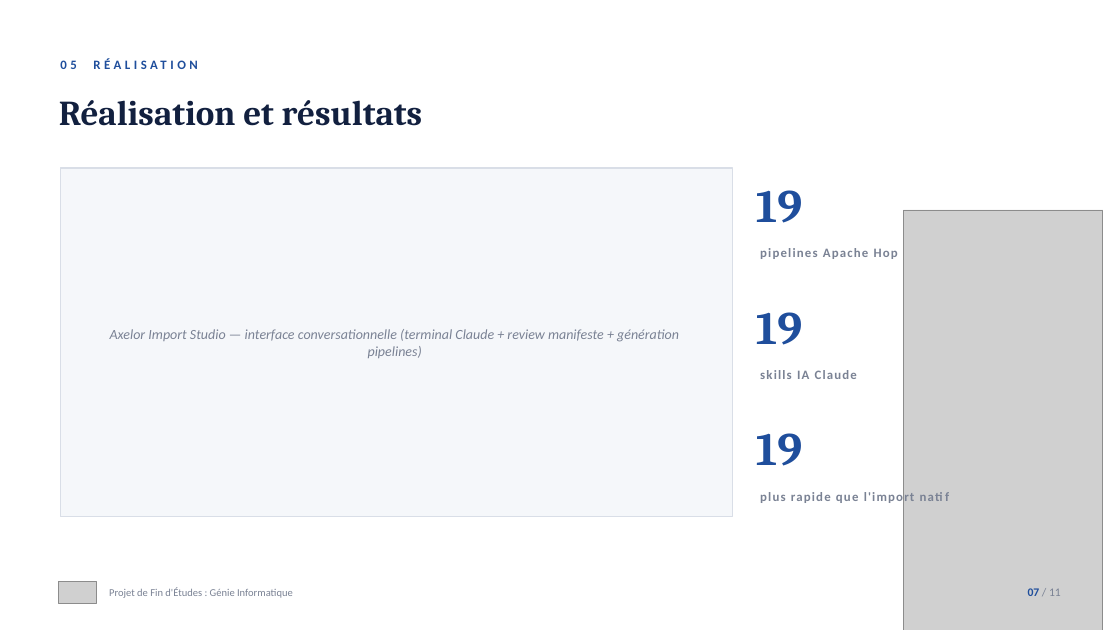
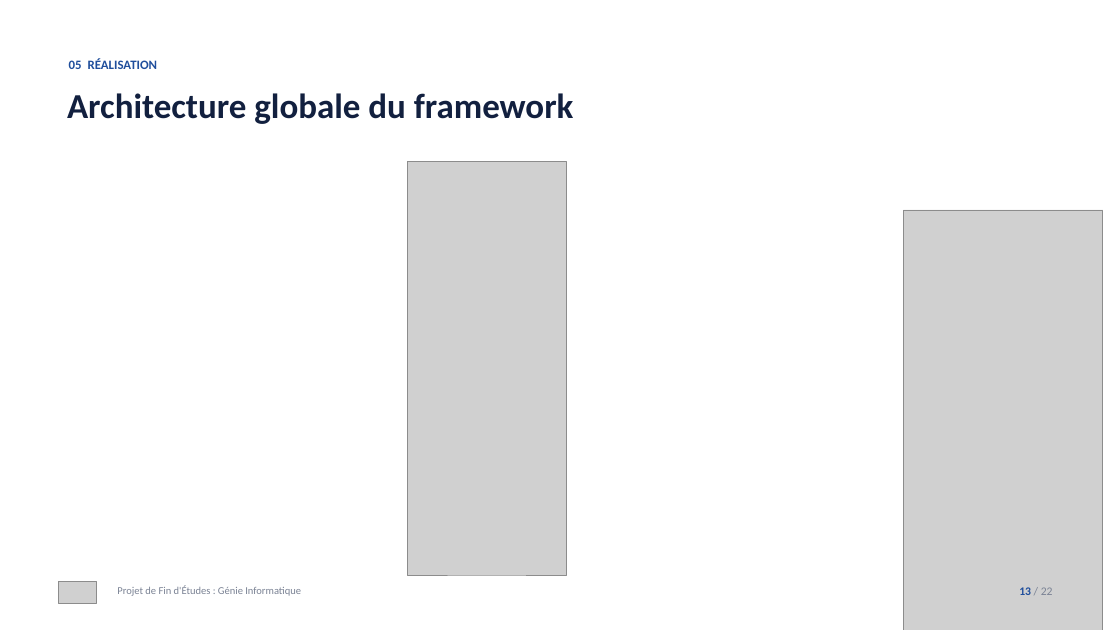
Before and after one commit to tahaghailan21-max/presentation-pfe, a slide deck: slide 13 of Presentation_PFE_TahaGHAILAN_v2.pptx (slide 7 before the commit). Drawn at 1120x630 pixels with LibreOffice and Linux fonts; fonts in the diff are those of the drawing; grey boxes stand for pictures. Boxes give left, top, right and bottom in pixels: in the first picture for what was removed or moved away, otherwise in the second. Text is boxed around its words. In the diff, an @@ line names an element or a change of style, - is before the commit and + after.

```diff
--- a/Presentation_PFE_TahaGHAILAN_v2.pptx
+++ b/Presentation_PFE_TahaGHAILAN_v2.pptx
@@ text "05 RÉALISATION" at bbox=[69, 58, 158, 69]: letter spacing 3 to 0 pt; vertical alignment middle to top @@
@@ text at bbox=[67, 93, 574, 124]: text changed; font Cambria to Calibri @@
-Réalisation et résultats
+Architecture globale du framework
@@ rectangle removed at bbox=[60, 168, 733, 517] @@
@@ picture added at bbox=[408, 161, 567, 575] @@
@@ text removed at bbox=[756, 190, 802, 223] @@
-19
@@ text removed at bbox=[760, 248, 898, 259] @@
-pipelines Apache Hop
@@ text removed at bbox=[110, 329, 679, 358] @@
-Axelor Import Studio — interface conversationnelle (terminal Claude + review manifeste + génération pipelines)
@@ text removed at bbox=[756, 312, 802, 345] @@
-19
@@ text removed at bbox=[760, 370, 857, 379] @@
-skills IA Claude
@@ text removed at bbox=[756, 433, 802, 466] @@
-19
@@ text removed at bbox=[760, 490, 915, 505] @@
-plus rapide que l'import natif
@@ vertical alignment middle to top in 3 elements at bbox=[117, 585, 301, 596], bbox=[67, 93, 574, 124], bbox=[1019, 587, 1053, 595] @@
@@ text at bbox=[1019, 587, 1053, 595]: text changed @@
-07 / 11
+13 / 22
```
Also in this commit, not shown: 8 other slides changed, 11 slides added.
